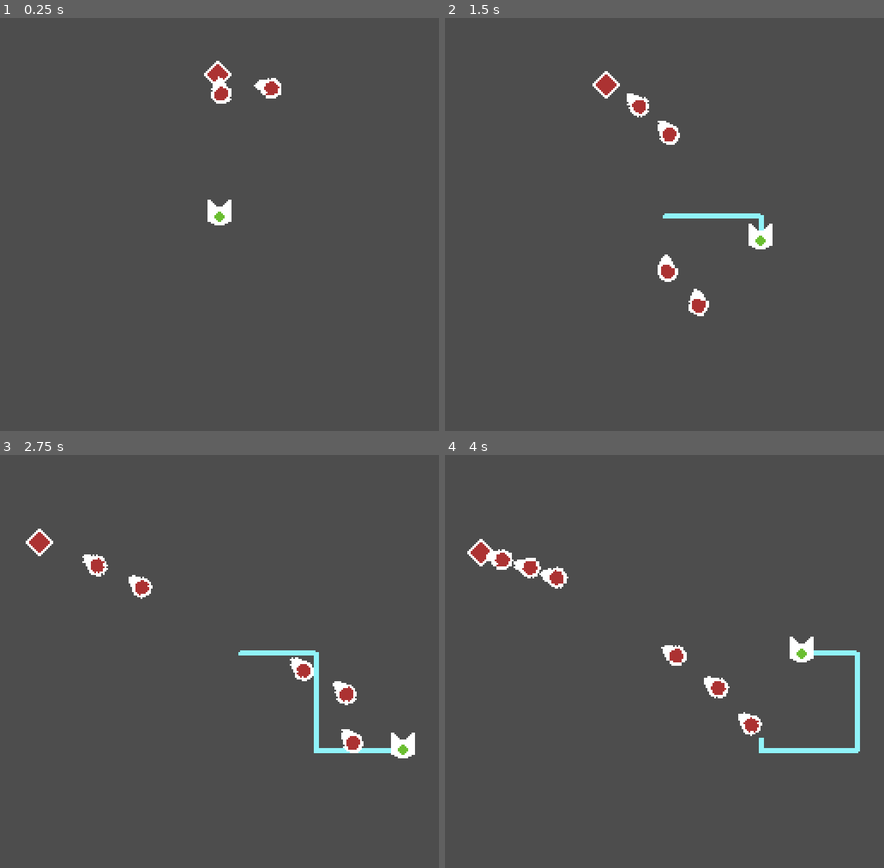
Above: before the commit, frames 1-4 (two rows, left to right).
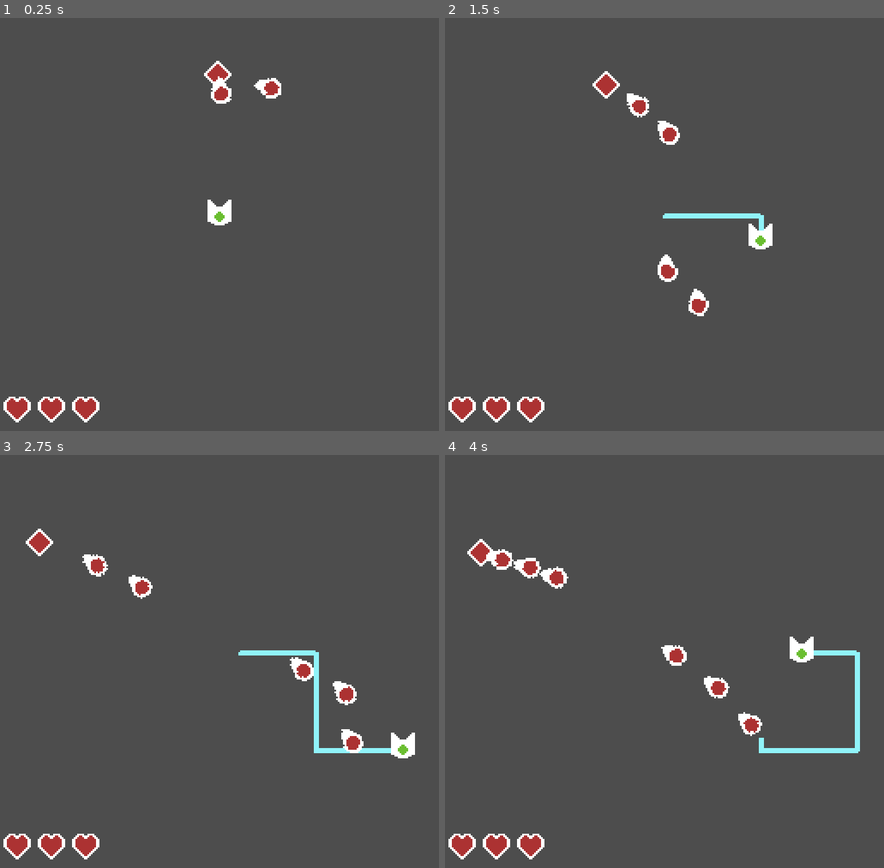
Above: after the commit, the same moments.

Repository: kennethbchen/Bullet-Wrangler-Game
Game: Godot game, scene res://Game.tscn
The game is run twice, just before and just after one commit, with the same random seed, the same clock (stepped at 60 frames per second) and the same inputs.
Inputs:
- Up to frame 1 (0.25 s): no input
- Up to frame 2 (1.5 s): hold D (Right) 0.53-1.28 s; hold Space (Attack) 0.53-1.28 s; hold S (Down) from 1.28 s (still down); tap Space (Attack) at 1.35 s
- Up to frame 3 (2.75 s): release S (Down) at 2.03 s; hold D (Right) from 2.03 s (still down); hold Space (Attack) from 2.03 s (still down)
- Up to frame 4 (4 s): release D (Right) at 2.78 s; release Space (Attack) at 2.78 s; hold W (Up) 2.78-3.53 s; tap Space (Attack) at 2.85 s; hold A (Left) from 3.53 s (still down); hold Space (Attack) from 3.53 s (still down)

The runs differ from the first frame. In frame 1, 0.8% of the frame differs, in the area x 0-23%, y 91-98%; in frame 2, 0.8%; in frame 3, 0.8%; in frame 4, 0.8%.

Commit message:
Implemented player health display

Diff:
--- a/Game.tscn
+++ b/Game.tscn
@@ -1,8 +1,9 @@
-[gd_scene load_steps=23 format=3 uid="uid://jwmpmr20n40m"]
+[gd_scene load_steps=25 format=3 uid="uid://jwmpmr20n40m"]
 
 [ext_resource type="Script" path="res://Scripts/Player.gd" id="1_wwex1"]
 [ext_resource type="PackedScene" uid="uid://ddc8j5fsi2rdc" path="res://HealthSystem.tscn" id="2_1fmnw"]
 [ext_resource type="Script" path="res://Scripts/AttackSystem.gd" id="2_2nppm"]
+[ext_resource type="Texture2D" uid="uid://dii53ypu8s4sr" path="res://Sprites/Heart.png" id="2_ebqge"]
 [ext_resource type="Script" path="res://Scripts/LineDrawer.gd" id="2_nfbc4"]
 [ext_resource type="Texture2D" uid="uid://bqyrcjomob3vk" path="res://Sprites/Player.png" id="3_8cno4"]
 [ext_resource type="Texture2D" uid="uid://bmws0v53bodpa" path="res://Sprites/PlayerHurtbox.png" id="4_7p6tv"]
@@ -13,6 +14,7 @@
 [ext_resource type="Script" path="res://Scripts/Resources/ProjectileGeneratorStep.gd" id="10_ysd5r"]
 [ext_resource type="Script" path="res://Scripts/Enemy.gd" id="12_dhr3g"]
 [ext_resource type="Texture2D" uid="uid://3qdggpkx14la" path="res://Sprites/Enemy.png" id="12_nsuc7"]
+[ext_resource type="Script" path="res://Scripts/TextureCounter.gd" id="14_mhgt6"]
 
 [sub_resource type="WorldBoundaryShape2D" id="WorldBoundaryShape2D_7uytu"]
 
@@ -53,6 +55,34 @@
 
 [node name="Game" type="Node2D"]
 
+[node name="UI" type="CanvasLayer" parent="."]
+
+[node name="HealthDisplay" type="Control" parent="UI"]
+layout_mode = 3
+anchors_preset = 12
+anchor_top = 1.0
+anchor_right = 1.0
+anchor_bottom = 1.0
+offset_top = -26.0
+grow_horizontal = 2
+grow_vertical = 0
+size_flags_horizontal = 8
+script = ExtResource("14_mhgt6")
+texture = ExtResource("2_ebqge")
+
+[node name="HBoxContainer" type="HBoxContainer" parent="UI/HealthDisplay"]
+layout_mode = 1
+anchors_preset = -1
+anchor_left = 0.009
+anchor_top = 0.192
+anchor_right = 0.351
+anchor_bottom = 0.808
+offset_left = -0.304
+offset_top = 0.0079999
+offset_right = -31.856
+offset_bottom = -0.00800133
+grow_vertical = 2
+
 [node name="GameWalls" type="StaticBody2D" parent="."]
 collision_layer = 4
 collision_mask = 0
@@ -172,6 +202,7 @@
 
 [connection signal="area_entered" from="Player/Hurtbox" to="Player" method="_on_hurtbox_area_entered"]
 [connection signal="body_entered" from="Player/Hurtbox" to="Player" method="_on_hurtbox_body_entered"]
+[connection signal="health_changed" from="Player/HealthSystem" to="UI/HealthDisplay" method="_on_health_changed"]
 [connection signal="health_zeroed" from="Player/HealthSystem" to="Player" method="_on_health_zeroed"]
 [connection signal="loop_created" from="Player/AttackSystem/LineDrawer" to="Player/AttackSystem" method="_on_loop_created"]
 [connection signal="area_entered" from="Enemy/Hurtbox" to="Enemy" method="_on_hurtbox_area_entered"]
--- a/Scripts/HealthSystem.gd
+++ b/Scripts/HealthSystem.gd
@@ -13,6 +13,7 @@
 
 func _ready():
 	health = max_health
+	health_changed.emit(max_health, health)
 
 func change_health(delta: int):
 
--- /dev/null
+++ b/Scripts/TextureCounter.gd
@@ -0,0 +1,22 @@
+extends Control
+
+@export var texture: Texture2D
+
+@onready var hbox: HBoxContainer = $HBoxContainer
+
+
+func _on_health_changed(max_health, health):
+
+	if health == hbox.get_children().size():
+		return
+
+	for node in hbox.get_children():
+		node.queue_free()
+
+	for i in health:
+		var new_graphic = TextureRect.new()
+
+		new_graphic.texture = texture
+		new_graphic.stretch_mode = TextureRect.STRETCH_KEEP_CENTERED
+
+		hbox.add_child(new_graphic)
Binary file added: Sprites/Heart.png
Not shown, added: Sprites/Heart.png.import
